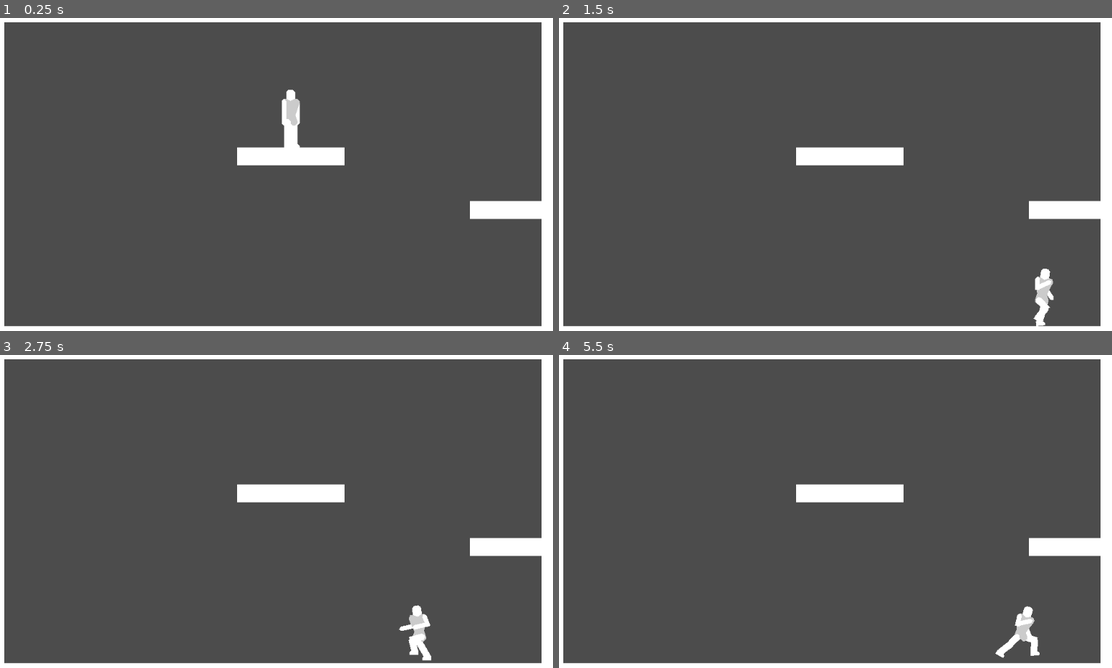
Above: before the commit, frames 1-4 (two rows, left to right).
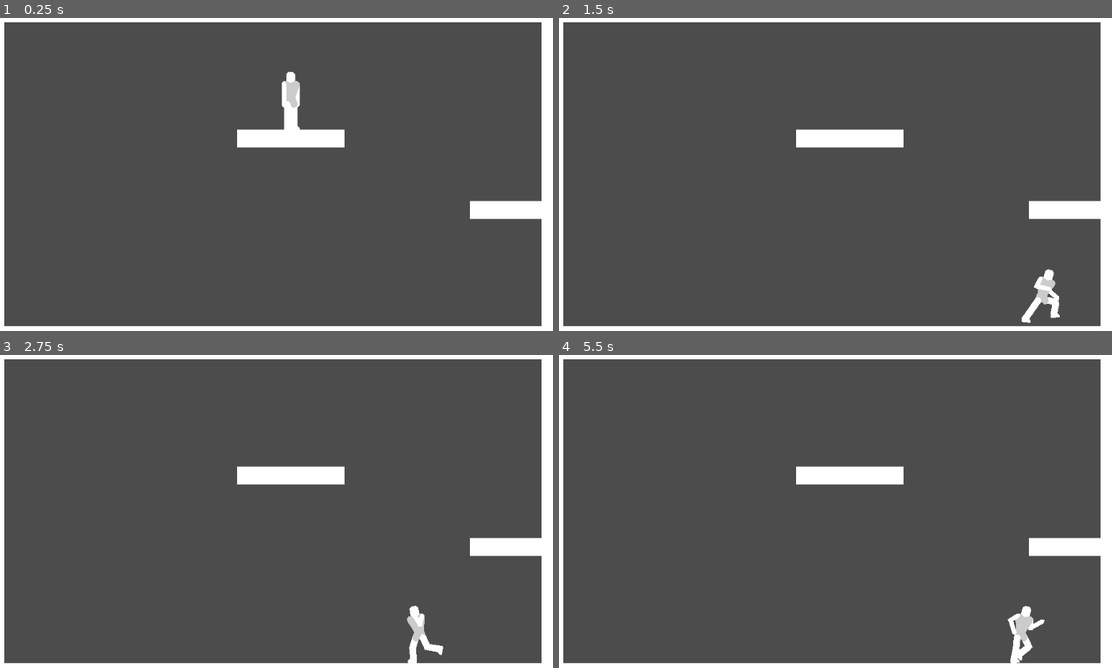
Above: after the commit, the same moments.

Repository: DarknessCatt/Lost-Soul
Game: Godot game, scene res://Maps/Debug_Map/Debug_Map.tscn
Same seed, same stepped clock (60 frames per second), same inputs: the game is played once before the commit and once after it. The project has no main scene, so this scene is started directly.
Inputs:
- Up to frame 1 (0.25 s): no input
- Up to frame 2 (1.5 s): tap Enter at 0.5 s; hold Right (hero_right) from 0.53 s (still down); tap Z (hero_jump) at 0.77 s
- Up to frame 3 (2.75 s): tap Z (hero_jump) at 1.52 s; release Right (hero_right) at 2.03 s; hold Left (hero_left) from 2.03 s (still down)
- Up to frame 4 (5.5 s): release Left (hero_left) at 2.78 s; hold Right (hero_right) 2.78-4.28 s; tap Z (hero_jump) at 3.02, 3.77, 4.52 s; hold Left (hero_left) 4.28-5.03 s; hold Right (hero_right) from 5.03 s (still down)

The runs differ from the first frame. In frame 1, 2.6% of the frame differs, in the area x 42-63%, y 17-48%; in frame 2, 2.8%; in frame 3, 2.7%; in frame 4, 2.9%, in the area x 42-88%, y 35-99%.

Commit message:
Falling Animation

Diff:
--- a/Lost_Soul/Entities/Hero/FSM/Falling.gd
+++ b/Lost_Soul/Entities/Hero/FSM/Falling.gd
@@ -1,7 +1,7 @@
 extends "BasicMove.gd"
 
 const GRAV : int = 5000
-const MAX_GRAV : int = 1000
+const MAX_GRAV : int = 500
 
 func _ready():
 	#Overridable Vars
@@ -9,8 +9,8 @@
 	FRICTION = 0.9
 
 	##Animation Vars
-	MOVE_ANIMATION = "Walking"
-	REST_ANIMATION = "Rest"
+	MOVE_ANIMATION = "Falling"
+	REST_ANIMATION = "Falling"
 
 func enter(_Player : KinematicBody2D) -> void:
 
--- a/Lost_Soul/Entities/Hero/Hero.tscn
+++ b/Lost_Soul/Entities/Hero/Hero.tscn
@@ -1,9 +1,123 @@
-[gd_scene load_steps=8 format=2]
+[gd_scene load_steps=9 format=2]
 
 [ext_resource path="res://Entities/Hero/Hero.gd" type="Script" id=1]
 [ext_resource path="res://Entities/Hero/FSM/Falling.gd" type="Script" id=2]
 [ext_resource path="res://Entities/Hero/FSM/OnGround.gd" type="Script" id=3]
 [ext_resource path="res://Entities/Hero/FSM/Jumping.gd" type="Script" id=4]
+
+[sub_resource type="Animation" id=4]
+resource_name = "Falling"
+length = 0.8
+loop = true
+step = 0.05
+tracks/0/type = "value"
+tracks/0/path = NodePath("Body/Hip/Torso/Left_Arm:rotation_degrees")
+tracks/0/interp = 2
+tracks/0/loop_wrap = true
+tracks/0/imported = false
+tracks/0/enabled = true
+tracks/0/keys = {
+"times": PoolRealArray( 0, 0.4 ),
+"transitions": PoolRealArray( 1, 1 ),
+"update": 0,
+"values": [ 30.0, 74.9999 ]
+}
+tracks/1/type = "value"
+tracks/1/path = NodePath("Body/Hip/Torso/Left_Arm/Left_Hand:rotation_degrees")
+tracks/1/interp = 2
+tracks/1/loop_wrap = true
+tracks/1/imported = false
+tracks/1/enabled = true
+tracks/1/keys = {
+"times": PoolRealArray( 0.1, 0.5 ),
+"transitions": PoolRealArray( 1, 1 ),
+"update": 0,
+"values": [ -74.9999, -30.0 ]
+}
+tracks/2/type = "value"
+tracks/2/path = NodePath("Body/Hip/Torso/Right_Arm:rotation_degrees")
+tracks/2/interp = 2
+tracks/2/loop_wrap = true
+tracks/2/imported = false
+tracks/2/enabled = true
+tracks/2/keys = {
+"times": PoolRealArray( 0.05, 0.45 ),
+"transitions": PoolRealArray( 1, 1 ),
+"update": 0,
+"values": [ 15.0, -44.9999 ]
+}
+tracks/3/type = "value"
+tracks/3/path = NodePath("Body/Hip/Torso/Right_Arm/Right_Hand:rotation_degrees")
+tracks/3/interp = 2
+tracks/3/loop_wrap = true
+tracks/3/imported = false
+tracks/3/enabled = true
+tracks/3/keys = {
+"times": PoolRealArray( 0.25, 0.65 ),
+"transitions": PoolRealArray( 1, 1 ),
+"update": 0,
+"values": [ -44.9999, -89.9999 ]
+}
+tracks/4/type = "value"
+tracks/4/path = NodePath("Body/Hip/Left_Leg:rotation_degrees")
+tracks/4/interp = 2
+tracks/4/loop_wrap = true
+tracks/4/imported = false
+tracks/4/enabled = true
+tracks/4/keys = {
+"times": PoolRealArray( 0.4, 0.8 ),
+"transitions": PoolRealArray( 1, 1 ),
+"update": 0,
+"values": [ -44.9999, -30.0 ]
+}
+tracks/5/type = "value"
+tracks/5/path = NodePath("Body/Hip/Left_Leg/Left_Shin:rotation_degrees")
+tracks/5/interp = 2
+tracks/5/loop_wrap = true
+tracks/5/imported = false
+tracks/5/enabled = true
+tracks/5/keys = {
+"times": PoolRealArray( 0.2, 0.6 ),
+"transitions": PoolRealArray( 1, 1 ),
+"update": 0,
+"values": [ 74.9999, 59.9999 ]
+}
+tracks/6/type = "value"
+tracks/6/path = NodePath("Body/Hip/Right_Leg:rotation_degrees")
+tracks/6/interp = 2
+tracks/6/loop_wrap = true
+tracks/6/imported = false
+tracks/6/enabled = true
+tracks/6/keys = {
+"times": PoolRealArray( 0, 0.4 ),
+"transitions": PoolRealArray( 1, 1 ),
+"update": 0,
+"values": [ -59.9999, -74.9999 ]
+}
+tracks/7/type = "value"
+tracks/7/path = NodePath("Body/Hip/Right_Leg/Right_Shin:rotation_degrees")
+tracks/7/interp = 2
+tracks/7/loop_wrap = true
+tracks/7/imported = false
+tracks/7/enabled = true
+tracks/7/keys = {
+"times": PoolRealArray( 0.3, 0.7 ),
+"transitions": PoolRealArray( 1, 1 ),
+"update": 0,
+"values": [ 89.9999, 105.0 ]
+}
+tracks/8/type = "value"
+tracks/8/path = NodePath("Body/Hip/Torso:rotation_degrees")
+tracks/8/interp = 2
+tracks/8/loop_wrap = true
+tracks/8/imported = false
+tracks/8/enabled = true
+tracks/8/keys = {
+"times": PoolRealArray( 0.15, 0.55 ),
+"transitions": PoolRealArray( 1, 1 ),
+"update": 0,
+"values": [ 15.0, 10.0 ]
+}
 
 [sub_resource type="Animation" id=1]
 resource_name = "Rest"
@@ -719,6 +833,7 @@
 
 [node name="Animations" type="AnimationPlayer" parent="."]
 autoplay = "Rest"
+anims/Falling = SubResource( 4 )
 anims/Rest = SubResource( 1 )
 anims/Walking = SubResource( 2 )
 
@@ -814,7 +929,7 @@
 position = Vector2( -2.35438e-06, 16 )
 rotation = 0.012625
 offset = Vector2( 31.8105, 42.7501 )
-polygon = PoolVector2Array( -31.794, -46.6744, -27.7438, -42.7252, -27.6309, -33.7875, -27.4408, -18.7271, -31.39, -14.6769, -35.4402, -18.6261, -35.7432, -42.6242 )
+polygon = PoolVector2Array( -31.794, -46.6744, -27.7438, -42.7252, -27.4408, -18.7271, -31.39, -14.6769, -35.4402, -18.6261, -35.7432, -42.6242 )
 __meta__ = {
 "_edit_bone_": true
 }
--- a/Lost_Soul/Maps/Debug_Map/Debug_Map.tscn
+++ b/Lost_Soul/Maps/Debug_Map/Debug_Map.tscn
@@ -6,7 +6,7 @@
 [node name="Debug_Map" type="Node2D"]
 
 [node name="Placeholder_White" parent="." instance=ExtResource( 2 )]
-tile_data = PoolIntArray( 0, 0, 0, 1, 0, 0, 2, 0, 0, 3, 0, 0 …(420 unchanged characters)… , 0, 0, 393247, 0, 0, 458752, 0, 0, 458783, 0, 0, 524288, 0, 0, 524302, 0, 0, 524303, 0, 0, 524304, 0, 0, 524305, 0, 0, 524306, 0, 0, 524307, 0, 0, 524319, 0, 0, 589824, 0, 0, 5898 …(774 unchanged characters)…
+tile_data = PoolIntArray( 0, 0, 0, 1, 0, 0, 2, 0, 0, 3, 0, 0 …(420 unchanged characters)… , 0, 0, 393247, 0, 0, 458752, 0, 0, 458766, 0, 0, 458767, 0, 0, 458768, 0, 0, 458769, 0, 0, 458770, 0, 0, 458771, 0, 0, 458783, 0, 0, 524288, 0, 0, 524319, 0, 0, 589824, 0, 0, 5898 …(774 unchanged characters)…
 
 [node name="Hero" parent="." instance=ExtResource( 1 )]
 position = Vector2( 543.743, 140.086 )
